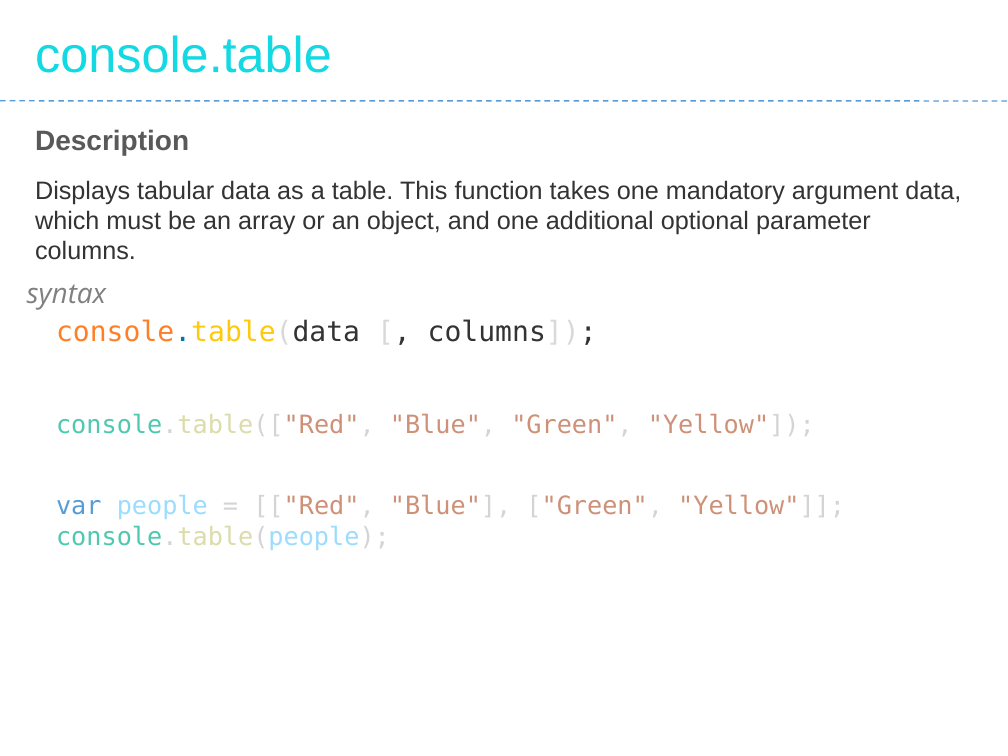
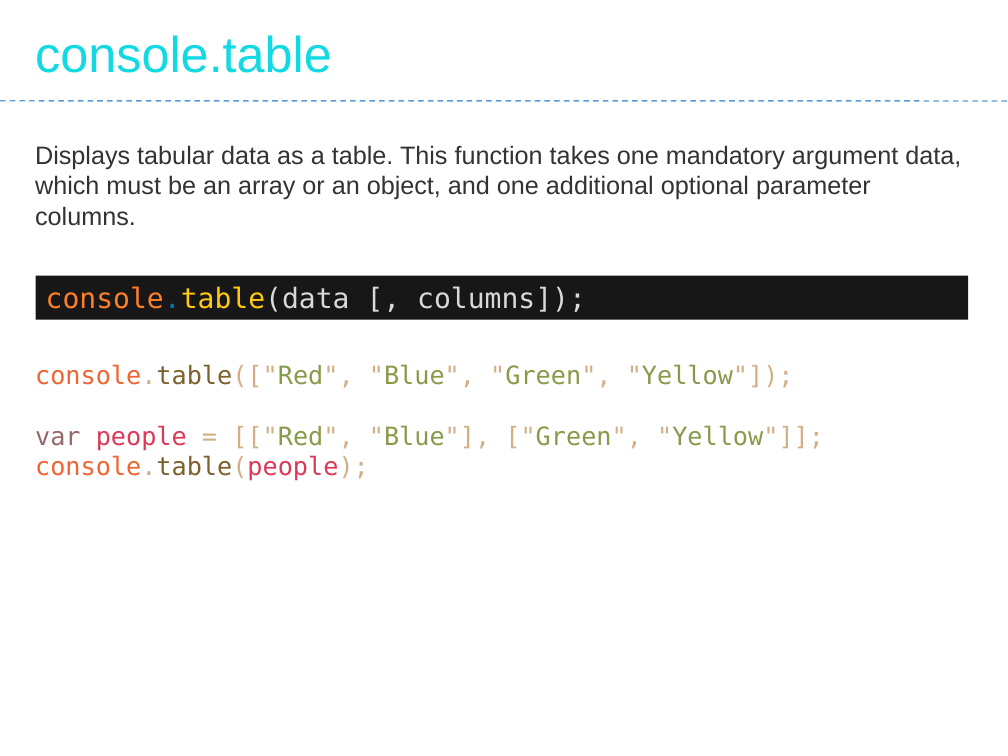
Before and after one commit to Saleel-Bagde/PPT-s, a slide deck: slide 21 of JavaScript.pptx. Drawn at 1008x756 pixels with LibreOffice and Linux fonts; fonts in the diff are those of the drawing. Boxes give left, top, right and bottom in pixels: in the first picture for what was removed or moved away, otherwise in the second. Text is boxed around its words. In the diff, an @@ line names an element or a change of style, - is before the commit and + after.

```diff
--- a/JavaScript.pptx
+++ b/JavaScript.pptx
@@ text "Displays tabular data as a ...": place and size @@
-text "Displays tabular data as a ..." at <box>35,180,961,260</box>
+text "Displays tabular data as a ..." at <box>35,145,961,226</box>
@@ text removed at <box>35,129,189,155</box> @@
-Description
@@ text removed at <box>27,284,106,310</box> @@
-syntax
@@ rectangle "console.table(data [, columns]);": place and size @@
-rectangle "console.table(data [, columns]);" at <box>56,319,597,345</box>
+rectangle "console.table(data [, columns]);" at <box>35,275,968,320</box>
@@ rectangle "console.table(data [, columns]);" at <box>35,275,968,320</box>: text colour #333333 to #D9D9D9 in "console.table(data [, columns]);"; fill none to #181717 @@
@@ text "console.table(["Red", "Blue", "Green", "Yellow"]);": place and size @@
-text "console.table(["Red", "Blue", "Green", "Yellow"]);" at <box>56,413,815,436</box>
+text "console.table(["Red", "Blue", "Green", "Yellow"]);" at <box>35,364,824,481</box>
@@ text at <box>35,364,794,388</box>: text colour #4EC9B0 to #F06431, text colour #DCDCAA to #7E602C in "console.table(["Red","; text colour #D4D4D4 to #D3AF86, text colour #CE9178 to #D3AF86, text colour #CE9178 to #889B4A in "console.table(["Red", "Blue", "Green", "Yellow"]);" @@
@@ text at <box>35,425,824,481</box>: paragraphs added @@
+var people = [["Red", "Blue"], ["Green", "Yellow"]];
+console.table(people);
@@ text removed at <box>56,495,845,550</box> @@
-var people = [["Red", "Blue"], ["Green", "Yellow"]];
-console.table(people);
```
Also in this commit, not shown: 30 other slides changed.
